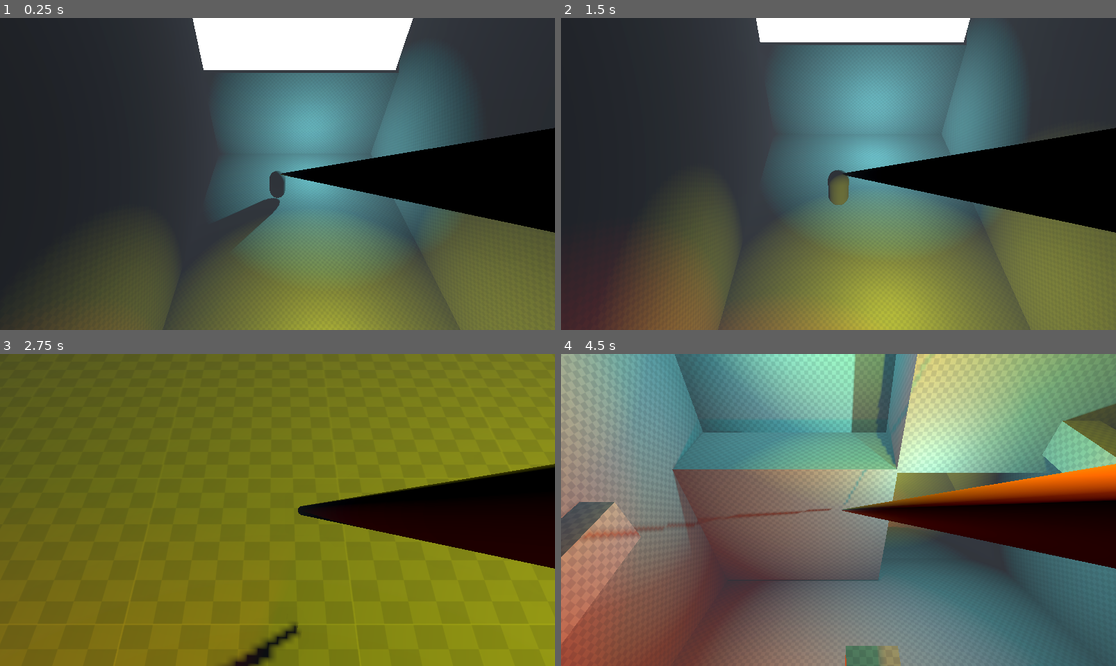
Above: before the commit, frames 1-4 (two rows, left to right).
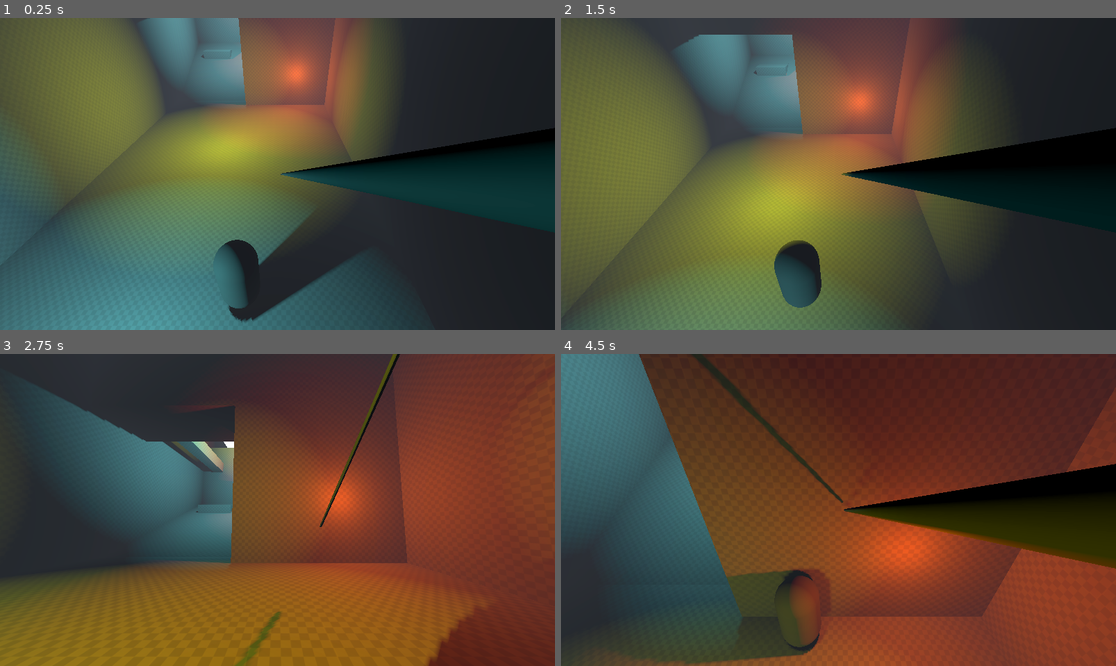
Above: after the commit, the same moments.

Repository: InTheBox-YT/GAME_JAM
Game: Godot game, scene res://scenes/world.tscn
Same seed, same stepped clock (60 frames per second), same inputs: the game is played once before the commit and once after it.
Inputs (mouse positions are in pixels of both pictures, inside the frame that each line leads up to):
- Up to frame 1 (0.25 s): no input
- Up to frame 2 (1.5 s): move the mouse to (866, 174) at 0.52 s; hold C (Zoom) 0.53-1.28 s; hold W (Up) from 0.53 s (still down); tap Space (Jump) at 0.77 s; move the mouse to (810, 174) at 1.27 s; tap Shift (Run) at 1.35 s
- Up to frame 3 (2.75 s): keep holding W (Up); tap Space (Jump) at 1.52 s; tap C (Zoom) at 1.55 s; move the mouse to (288, 503) at 2.02 s; hold C (Zoom) from 2.03 s (still down)
- Up to frame 4 (4.5 s): keep holding W (Up); move the mouse to (832, 516) at 2.77 s; release C (Zoom) at 2.78 s; tap C (Zoom) at 2.85, 3.8, 4.35 s; tap Space (Jump) at 3.02, 3.77 s; move the mouse to (877, 513) at 3.52 s; hold Shift (Run) 3.53-4.28 s; move the mouse to (794, 506) at 4.27 s

The runs differ from the first frame. In frame 1, 90% of the frame differs, in the area x 0-100%, y 0-100%; in frame 2, 83%; in frame 3, 91%; in frame 4, 98%.

Commit message:
fixed camera

Diff:
--- a/Scripts/PlayerMovement.gd
+++ b/Scripts/PlayerMovement.gd
@@ -1,8 +1,10 @@
 extends CharacterBody3D
 
-@onready var camera: Camera3D = $CamOrigin/Camera3D
+@onready var third_person_camera: Camera3D = $CamOrigin/ThirdPersonCamera
+@onready var first_person_camera: Camera3D = $CamOrigin/FirstPersonCamera
+
 @onready var pivot: Node3D = $CamOrigin
-@onready var raycast: RayCast3D = $CamOrigin/Camera3D/RayCast3D
+@onready var raycast: RayCast3D = $CamOrigin/ThirdPersonCamera/RayCast3D
 
 # Speed Variables
 var curspeed = WALK_SPEED
@@ -30,19 +32,13 @@
 var target_scale: Vector3 = Vector3.ONE
 var current_target: Node3D = null
 
-# Camera Bobbing Variables
-var bobbing_speed = 6.0
-var bobbing_amount = 0.1
-var bobbing_timer = 0.0
-
-# Camera Offset
-var isometric_camera_offset: Vector3 = Vector3(0, 10, -10)
-var first_person_camera_offset: Vector3 = Vector3(0, 1, 0)
+var currentCamera
 
 func _ready():
 	# Set the camera's initial position and rotation
-	camera.current = true
-	camera.fov = normal_fov
+	currentCamera = third_person_camera
+	currentCamera.current = true
+	currentCamera.fov = normal_fov
 	update_camera_position()
 
 	# Lock the mouse cursor
@@ -68,6 +64,7 @@
 				set_target_scale(target)
 
 func _physics_process(delta: float):
+
 	if not is_on_floor():
 		velocity.y -= GRAVITY * delta
 
@@ -85,6 +82,13 @@
 	var input_dir = Input.get_vector("Left", "Right", "Up", "Down")
 	var direction = (transform.basis * Vector3(input_dir.x, 0, input_dir.y)).normalized()
 
+	if currentCamera == third_person_camera:
+		third_person_camera.current = true
+		first_person_camera.current = false
+	elif currentCamera == first_person_camera:
+		third_person_camera.current = false
+		first_person_camera.current = true
+
 	# Apply some control in the air
 	if direction:
 		velocity.x = move_toward(velocity.x, direction.x * curspeed, acceleration * delta)
@@ -95,36 +99,18 @@
 
 	move_and_slide()
 
-	# Camera zoom
-	if Input.is_action_pressed("Zoom"):
-		target_fov = zoomed_fov
-	else:
-		target_fov = normal_fov
-
-	camera.fov = lerp(camera.fov, target_fov, zoom_speed * delta)
-
 	# Smoothly scale the target object
 	if current_target:
 		current_target.scale = current_target.scale.lerp(target_scale, resize_speed * delta)
-
-	# Camera bobbing effect
-	if is_on_floor() and direction:
-		bobbing_timer += bobbing_speed * delta
-		camera.transform.origin.y = sin(bobbing_timer) * bobbing_amount
-	else:
-		camera.transform.origin.y = move_toward(camera.transform.origin.y, 0, 10 * delta)
 
 	# Update camera position
 	update_camera_position()
 
 func update_camera_position():
 	if Input.is_action_pressed("Zoom"):
-		# Switch to first-person view when zoomed
-		camera.global_transform.origin = global_transform.origin + first_person_camera_offset
+		currentCamera = first_person_camera
 	else:
-		# Isometric view when not zoomed
-		camera.global_transform.origin = global_transform.origin + isometric_camera_offset
-		camera.look_at(global_transform.origin + Vector3(0, 0, 1), Vector3.UP)
+		currentCamera = third_person_camera
 
 func set_target_scale(target: Node3D):
 	# Calculate new target scale
--- a/scenes/player.tscn
+++ b/scenes/player.tscn
@@ -27,24 +27,29 @@
 [node name="CamOrigin" type="Node3D" parent="CharacterBody3D"]
 transform = Transform3D(1, 0, 0, 0, 1, 0, 0, 0, 1, 0, 0.302595, 0)
 
-[node name="Camera3D" type="Camera3D" parent="CharacterBody3D/CamOrigin"]
+[node name="ThirdPersonCamera" type="Camera3D" parent="CharacterBody3D/CamOrigin"]
 transform = Transform3D(1, 0, 0, 0, 0.80597, 0.591956, 0, -0.591956, 0.80597, 0.932953, 4.79597, 2.86796)
 doppler_tracking = 2
+current = true
 fov = 90.0
 
-[node name="RayCast3D" type="RayCast3D" parent="CharacterBody3D/CamOrigin/Camera3D"]
+[node name="RayCast3D" type="RayCast3D" parent="CharacterBody3D/CamOrigin/ThirdPersonCamera"]
 target_position = Vector3(0, 0, -10)
 collide_with_areas = true
 
-[node name="ColideCast" type="RayCast3D" parent="CharacterBody3D/CamOrigin/Camera3D"]
+[node name="CollideCast" type="RayCast3D" parent="CharacterBody3D/CamOrigin/ThirdPersonCamera"]
 target_position = Vector3(0, 0, 2)
 collide_with_areas = true
 
-[node name="MeshInstance3D" type="MeshInstance3D" parent="CharacterBody3D/CamOrigin/Camera3D"]
+[node name="MeshInstance3D" type="MeshInstance3D" parent="CharacterBody3D/CamOrigin/ThirdPersonCamera"]
 transform = Transform3D(0.0583639, 0, 0, 0, 3.57628e-07, -0.0500657, 0, 4.29494, -4.65661e-09, 0.135884, -0.00295377, -4.25628)
 mesh = SubResource("CylinderMesh_ngbtd")
 
-[node name="Area3D" type="Area3D" parent="CharacterBody3D/CamOrigin/Camera3D"]
+[node name="Area3D" type="Area3D" parent="CharacterBody3D/CamOrigin/ThirdPersonCamera"]
 
-[node name="CollisionShape3D" type="CollisionShape3D" parent="CharacterBody3D/CamOrigin/Camera3D/Area3D"]
+[node name="CollisionShape3D" type="CollisionShape3D" parent="CharacterBody3D/CamOrigin/ThirdPersonCamera/Area3D"]
 shape = SubResource("SphereShape3D_ohxvq")
+
+[node name="FirstPersonCamera" type="Camera3D" parent="CharacterBody3D/CamOrigin"]
+transform = Transform3D(1, 0, 0, 0, 1, 0, 0, 0, 1, 0, 0.13196, -0.172316)
+fov = 90.0
